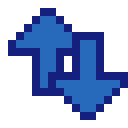
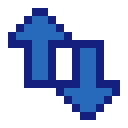
Layers edited between the first and the second w=128, h=128 image:
painted on "Sort Symbol Down Arrow" over [48,24,128,96]
painted on "Sort Symbol Up Arrow" over [8,8,96,96]
